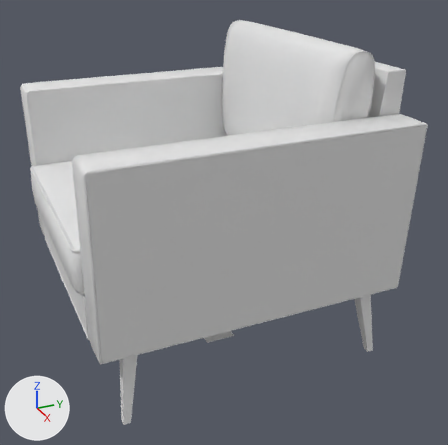
The Blender file public/models/armchair.blend: old version first, new version second.
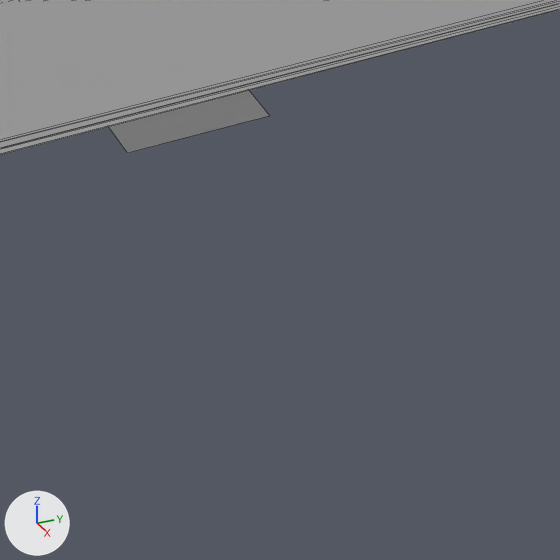
There are two pictures of each version: one whole from a camera (50 mm lens) standing at (1.428, -0.568, 0.986) and looking at (0.062, 0.047, 0.302), one close up on the part from 41% to 65% of the width and 70% to 95% of the height. The lights are fixed; the arrows at lower left show +X, +Y and +Z. The close-ups show mesh edges as thin lines. Materials are left out; every surface is plain grey.

Names of what the first close-up shows: 'armchair.001'.
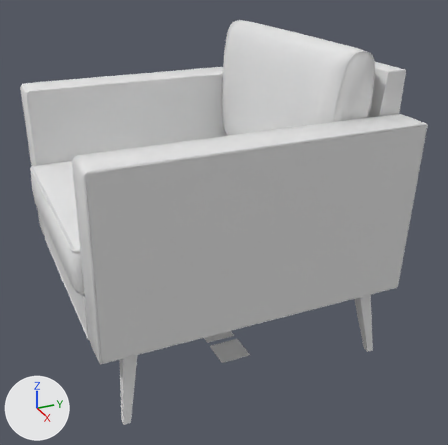
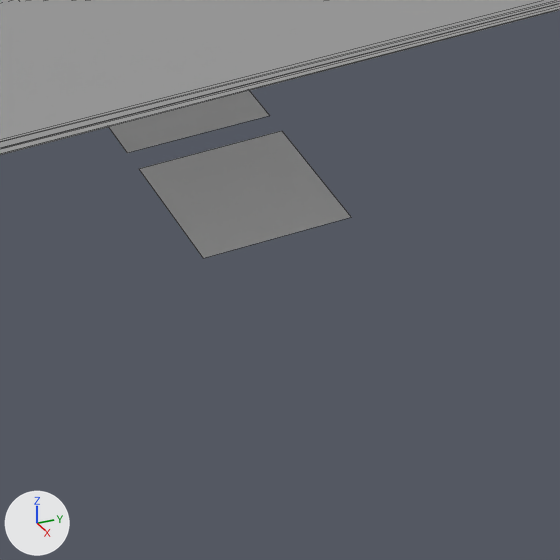
Where the change shows, as pixel boxes (x1, y1, x2, y2) in the close-ups (560 x 560 px):
'armchair.001', reshaped: before (0, 0, 560, 155); after (0, 0, 560, 258)
part 1 of me_armchair_001, added: after (139, 131, 351, 258)

The change, as a diff of the scene's bpy script:
```diff
--- a/public/models/armchair.blend.py
+++ b/public/models/armchair.blend.py
@@ me_armchair_001 @@
 me_armchair_001.from_pydata(...)  # 1543 vertices, 1320 faces; spans x -40.2..39.9, y -0.1..77.2, z -38.8..39.3
 # used by ob_armchair_001; location = (0.0, 0.0, 0.0); rotation_euler = (1.571, 0.0, 0.0), in degrees (90, 0, 0); scale = (0.01, 0.01, 0.01)
+# me_armchair_001 part 1: the loose piece of 4 vertices spanning x 6.6..14.7, y -0.1, z -4.0..4.1 is copied, and the copy is moved by (9.6, 0.0, 0.0); it spans x 16.2..24.3, y -0.1, z -4.0..4.1
```
